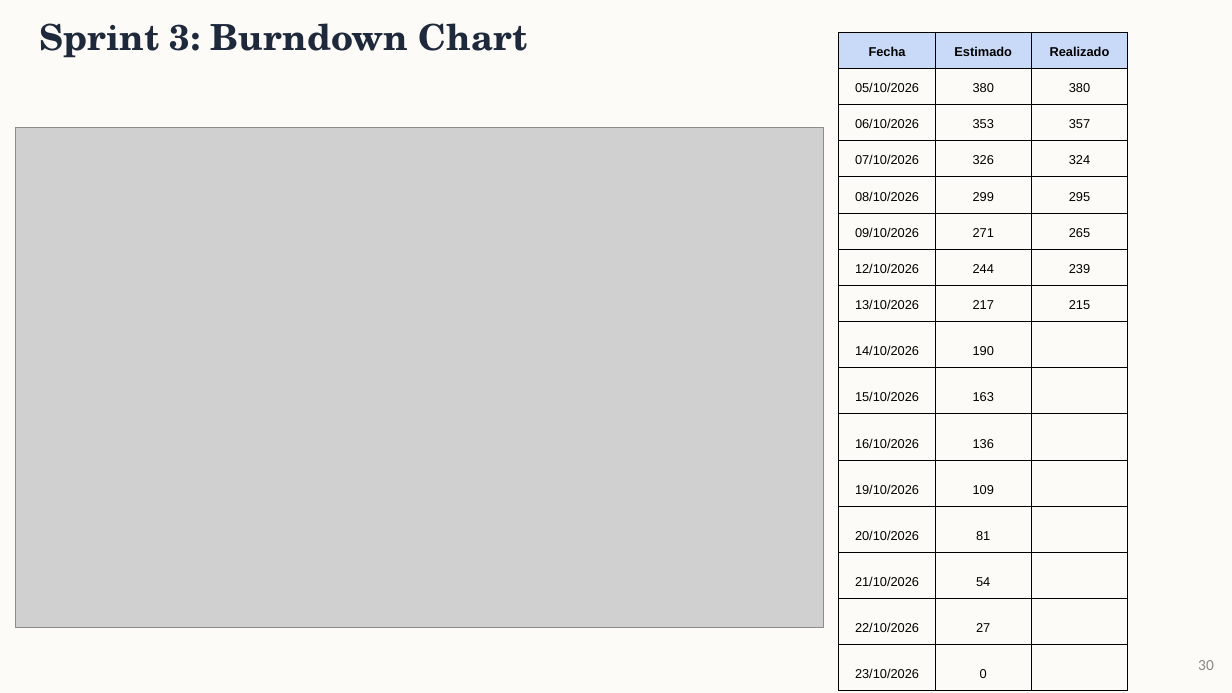
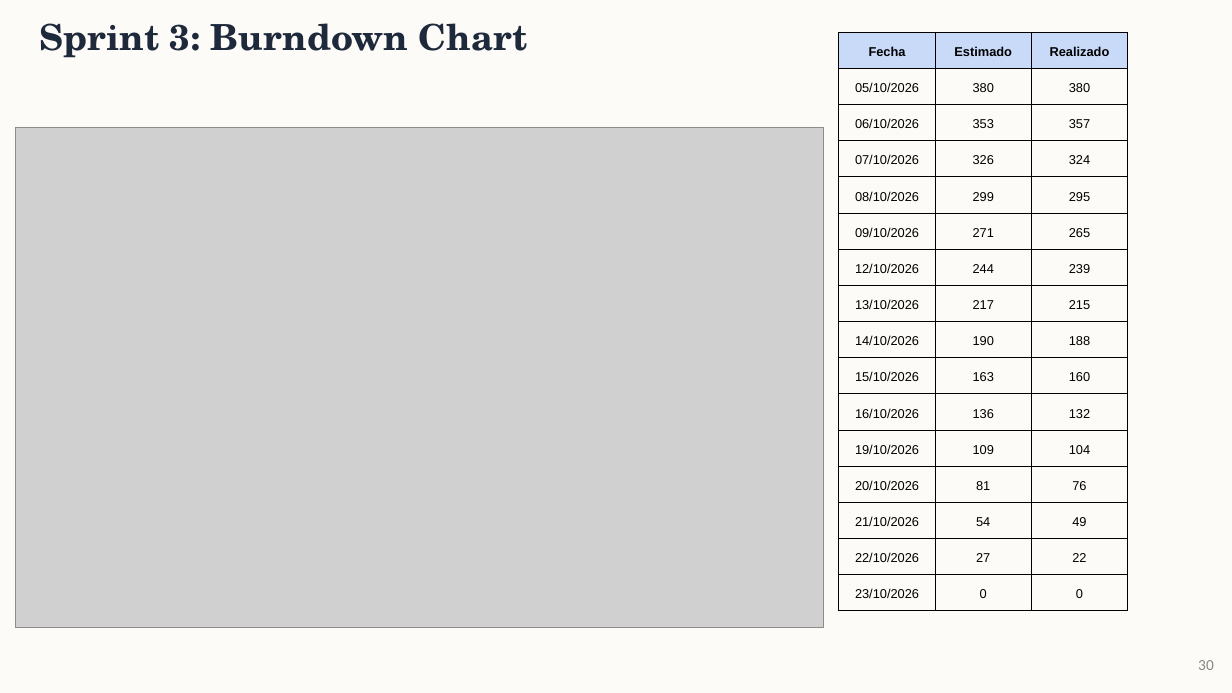
Before and after one commit to BenjaminStavrakopulos/monsite_documentacion, a slide deck: slide 30 of Fase 2/Evidencias Proyecto/Presentación Proyecto.pptx. Drawn at 1232x693 pixels with LibreOffice and Linux fonts; fonts in the diff are those of the drawing; grey boxes stand for pictures. Boxes give left, top, right and bottom in pixels: in the first picture for what was removed or moved away, otherwise in the second. Text is boxed around its words. In the diff, an @@ line names an element or a change of style, - is before the commit and + after.

```diff
--- a/Fase 2/Evidencias Proyecto/Presentación Proyecto.pptx
+++ b/Fase 2/Evidencias Proyecto/Presentación Proyecto.pptx
@@ table at [839,32,1128,602] @@
-row 9, column 3: 
+row 9, column 3: 188
-row 10, column 3: 
+row 10, column 3: 160
-row 11, column 3: 
+row 11, column 3: 132
-row 12, column 3: 
+row 12, column 3: 104
-row 13, column 3: 
+row 13, column 3: 76
-row 14, column 3: 
+row 14, column 3: 49
-row 15, column 3: 
+row 15, column 3: 22
-row 16, column 3: 
+row 16, column 3: 0
```
Also in this commit, not shown: 2 other slides changed, 9 slides added, 1 other file.
